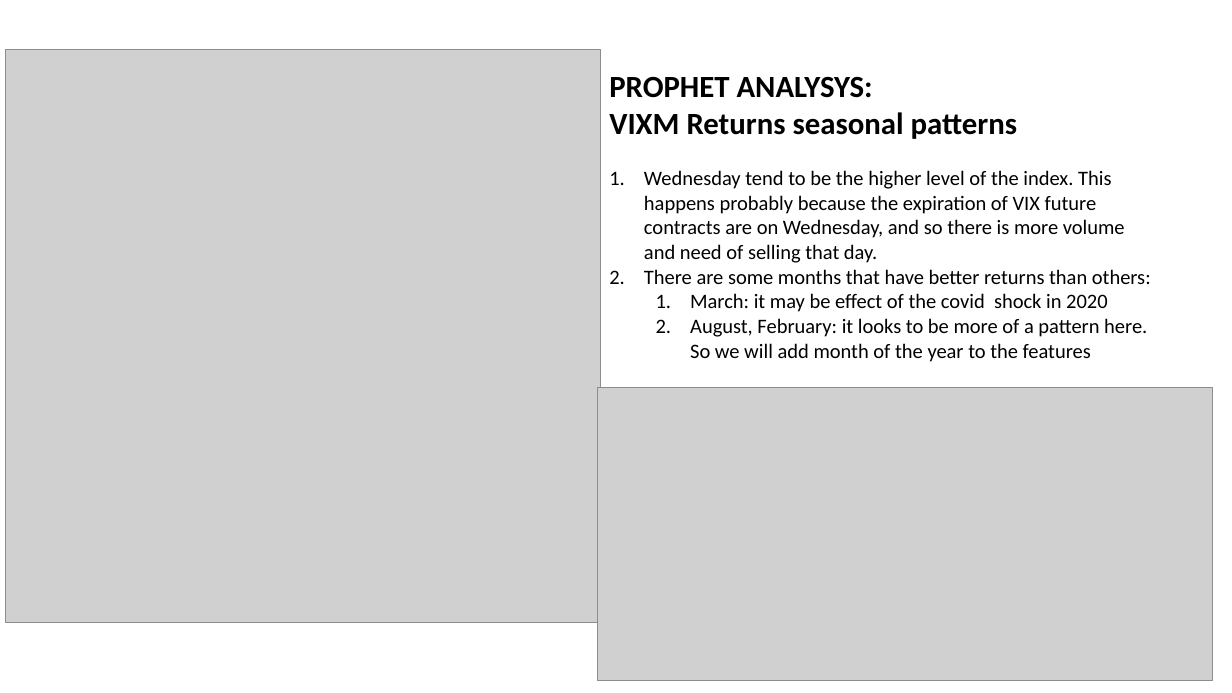
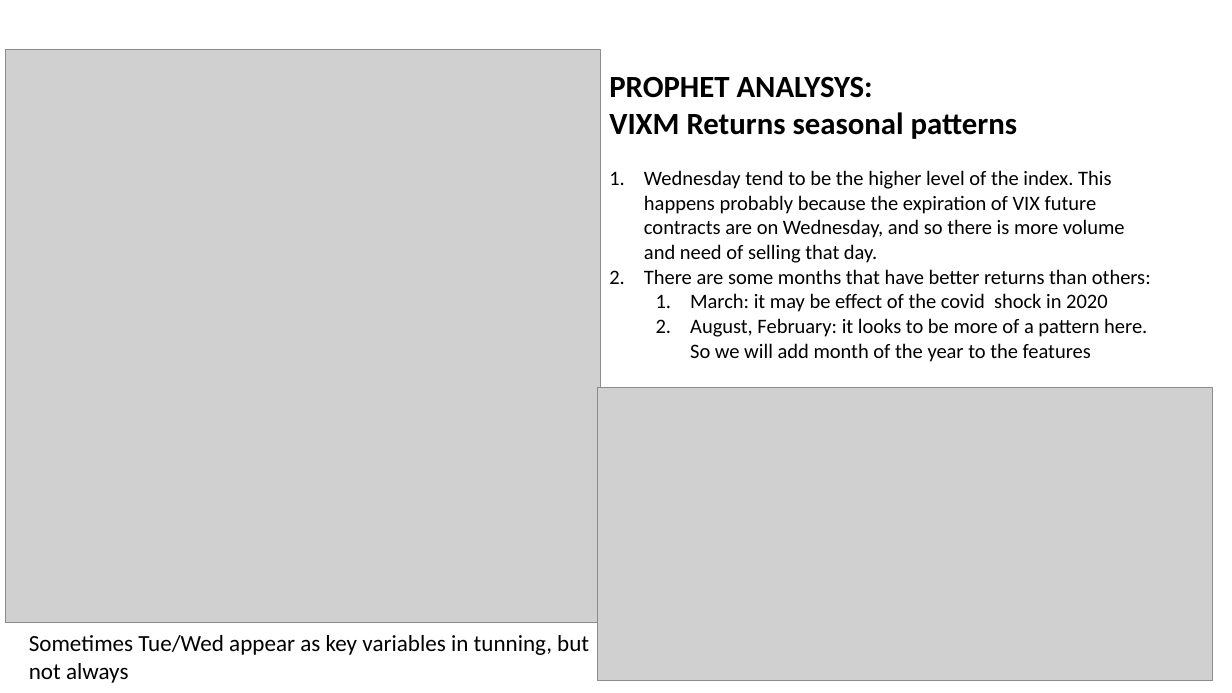
Before and after one commit to paocarvajal1912/vixx-token-dapp, a slide deck: slide 6 of Adaboost_ML_Model.pptx. Drawn at 1232x693 pixels with LibreOffice and Linux fonts; fonts in the diff are those of the drawing; grey boxes stand for pictures. Boxes give left, top, right and bottom in pixels: in the first picture for what was removed or moved away, otherwise in the second. Text is boxed around its words. In the diff, an @@ line names an element or a change of style, - is before the commit and + after.

```diff
--- a/Adaboost_ML_Model.pptx
+++ b/Adaboost_ML_Model.pptx
@@ text added at (29, 635, 589, 683), 18 pt, text #000000 @@
+Sometimes Tue/Wed appear as key variables in tunning, but not always
```
Also in this commit, not shown: 1 other slide changed, 5 slides added, 11 other files.
